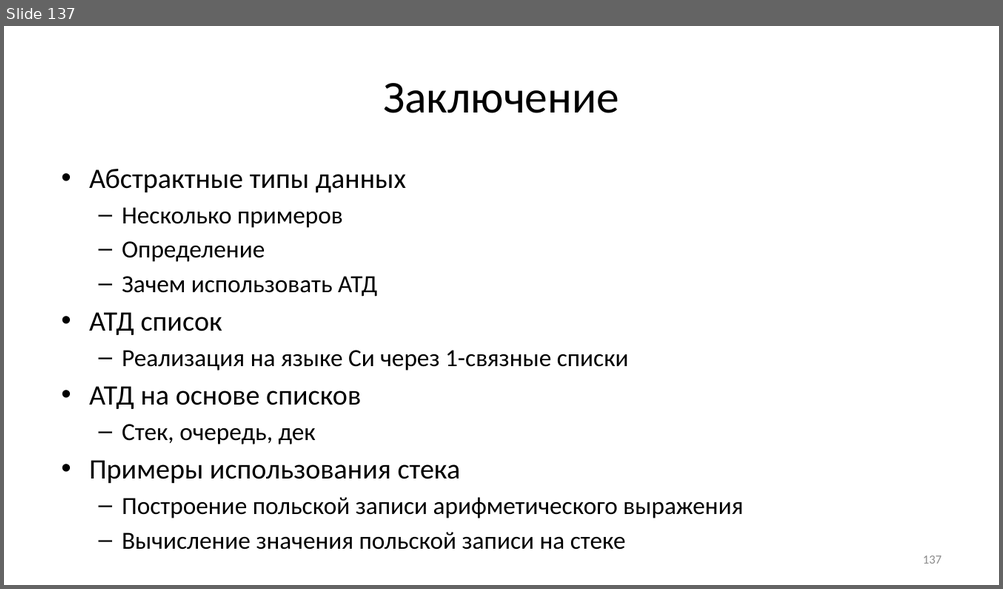
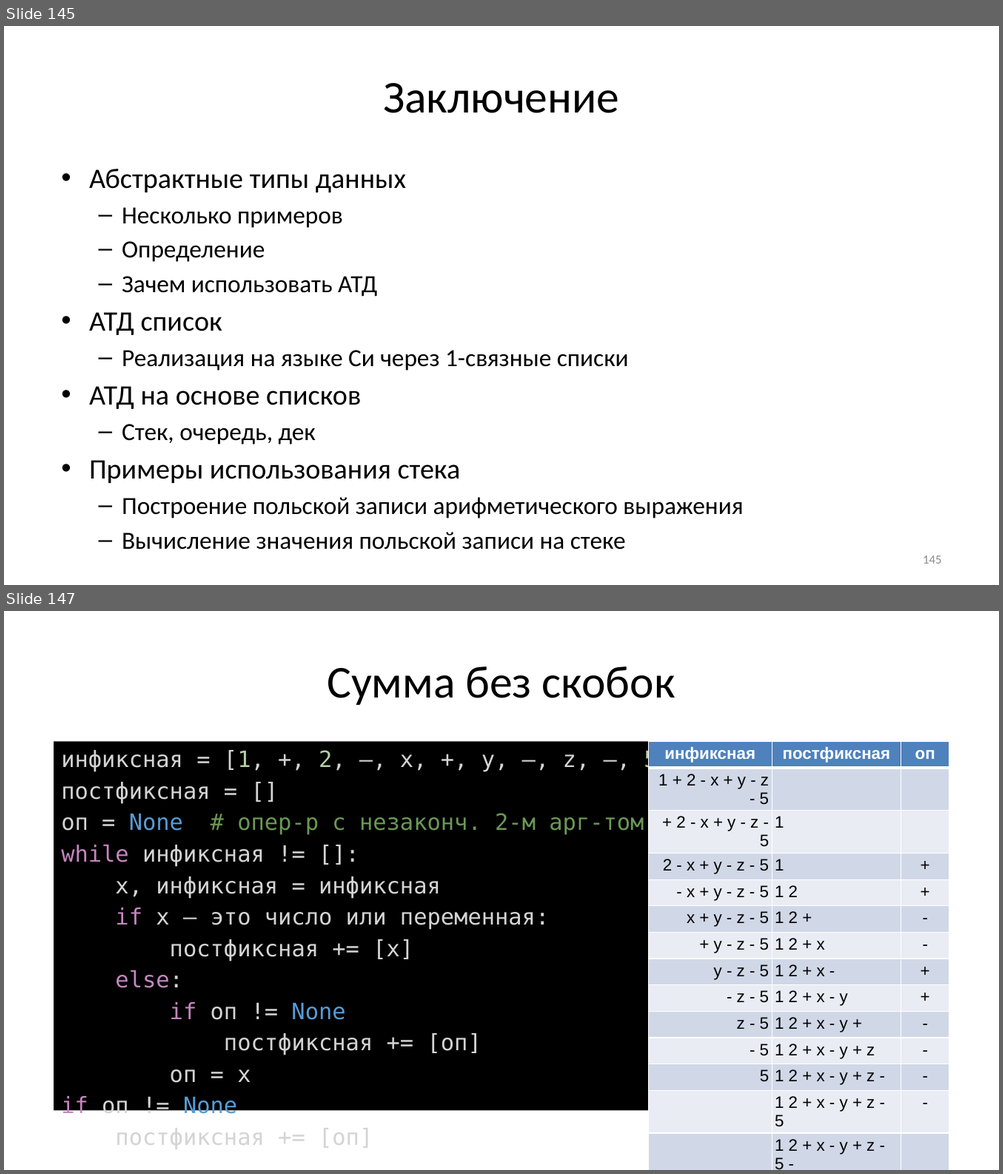
Before and after one commit to Evgueni-Petrov-aka-espetrov/Algorithms-and-Programming-in-C-pptx, a slide deck: 08 Списки.pptx. Shown one above the other, each under a label of ours: slide 137 before the commit, slides 145 and 147 after it; the slides between them are not shown. The pictures are 1003x589 and 1003x1174 pixels, drawn with LibreOffice and Linux fonts; fonts in the diff are those of the drawing. Boxes give left, top, right and bottom in pixels: in the first picture for what was removed or moved away, otherwise in the second. Text is boxed around its words. In the diff, an @@ line names an element or a change of style, - is before the commit and + after.

```diff
--- a/08 Списки.pptx
+++ b/08 Списки.pptx
@@ slide 147 added at (x1=4, y1=611, x2=999, y2=1170), background #FFFFFF @@
@@ title added at (x1=327, y1=667, x2=675, y2=705), 44 pt, text #000000 @@
+Сумма без скобок
@@ text added at (x1=54, y1=741, x2=949, y2=1111), fill #000000, 21.7 pt, text #D4D4D4 @@
+инфиксная = [1, +, 2, –, x, +, y, –, z, –, 5]
+постфиксная = []
+оп = None # опер-р с незаконч. 2-м арг-том
+while инфиксная != []:
+х, инфиксная = инфиксная
+if х – это число или переменная:
+постфиксная += [x]
+else:
+if оп != None
+постфиксная += [оп]
+оп = х
+if оп != None
+постфиксная += [оп]
@@ table added at (x1=649, y1=741, x2=949, y2=1170), 14 rows, 3 columns @@
+инфиксная | постфиксная | оп
+1 + 2 - x + y - z - 5 |  | 
++ 2 - x + y - z - 5 | 1 | 
+2 - x + y - z - 5 | 1 | +
+- x + y - z - 5 | 1 2 | +
+x + y - z - 5 | 1 2 + | -
++ y - z - 5 | 1 2 + x | -
+y - z - 5 | 1 2 + x - | +
+- z - 5 | 1 2 + x - y | +
+z - 5 | 1 2 + x - y + | -
+- 5 | 1 2 + x - y + z | -
+5 | 1 2 + x - y + z - | -
+ | 1 2 + x - y + z - 5 | -
+ | 1 2 + x - y + z - 5 - | 
@@ what was slide 137 is now slide 145 @@
@@ page number at (x1=922, y1=556, x2=941, y2=564): text changed @@
-137
+145
```
Also in this commit, not shown: 7 slides changed, 26 other slides added, 8 slides removed.
